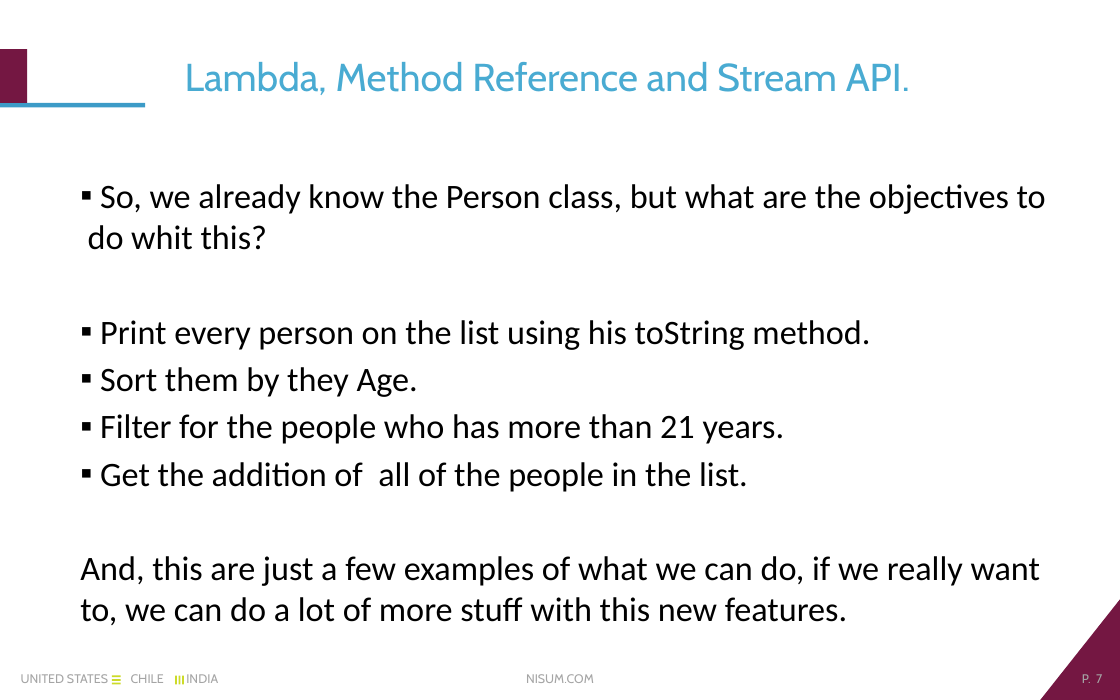
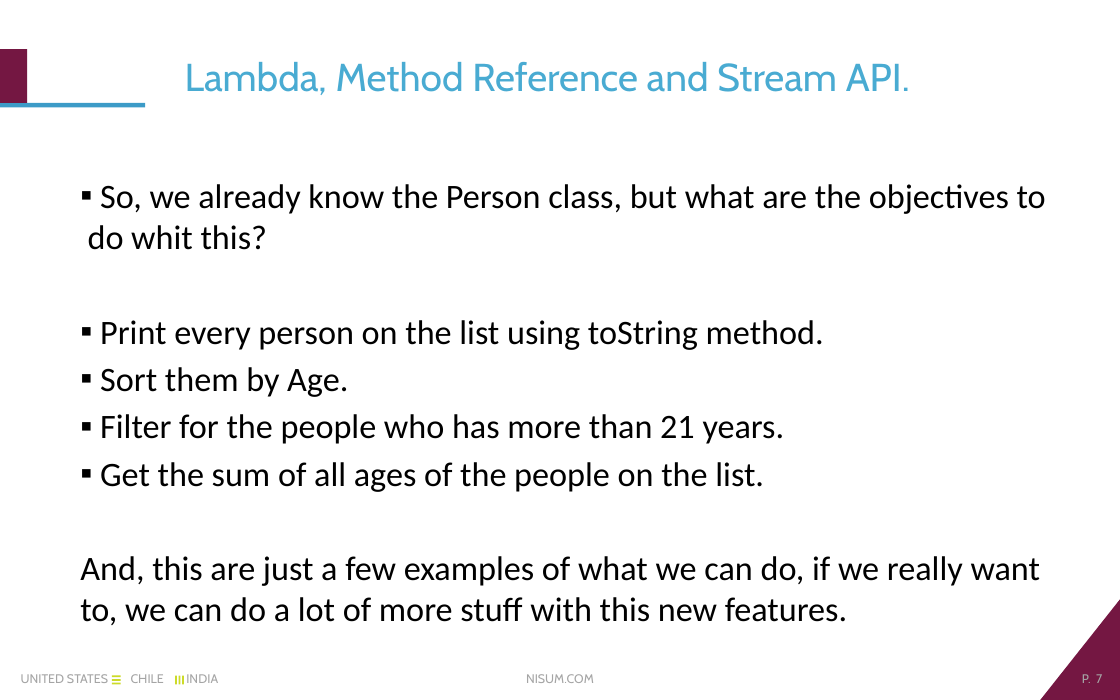
Before and after one commit to sebariquelme/SimpleJava8Examples, a slide deck: slide 7 of Nisum Java 8.pptx. Drawn at 1120x700 pixels with LibreOffice and Linux fonts; fonts in the diff are those of the drawing; background and template pictures are left out. Boxes give left, top, right and bottom in pixels: in the first picture for what was removed or moved away, otherwise in the second. Text is boxed around its words. In the diff, an @@ line names an element or a change of style, - is before the commit and + after.

```diff
--- a/Nisum Java 8.pptx
+++ b/Nisum Java 8.pptx
@@ text at (x1=100, y1=320, x2=824, y2=397): text changed @@
-▪ Print every person on the list using his toString method.
-▪ Sort them by they Age.
+▪ Print every person on the list using toString method.
+▪ Sort them by Age.
@@ text at (x1=100, y1=462, x2=764, y2=492): text changed @@
-▪ Get the addition of all of the people in the list.
+▪ Get the sum of all ages of the people on the list.
```
Also in this commit, not shown: 1 other slide changed.
